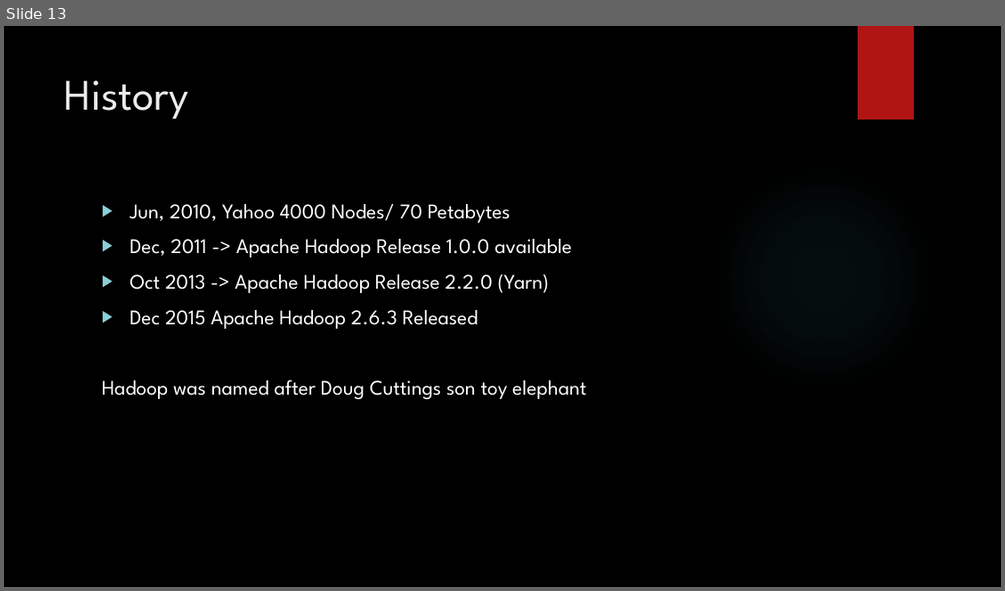
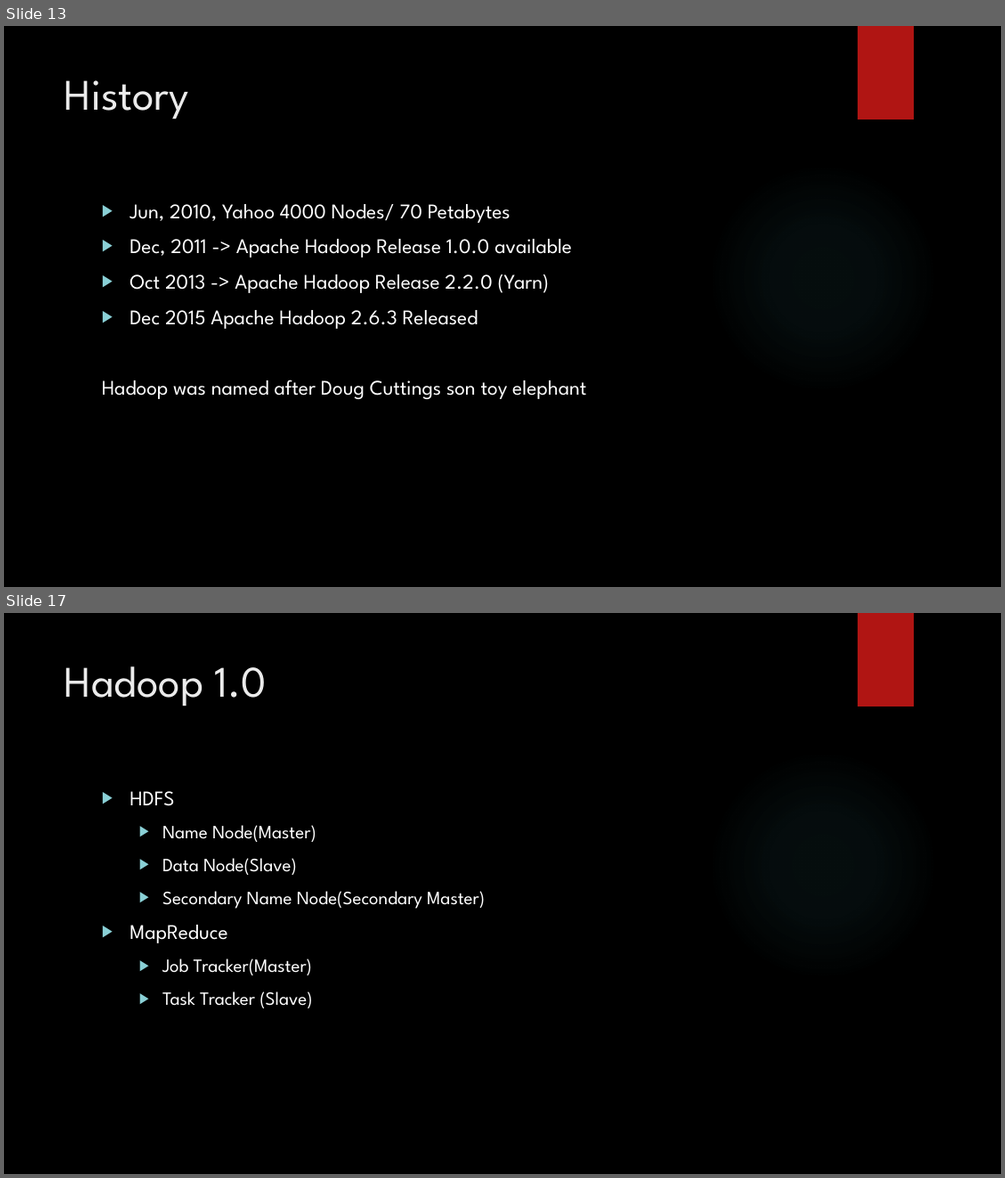
Before and after one commit to karthick1808/INTPUN19DW001, a slide deck: basics.pptx. Shown one above the other, each under a label of ours: slide 13 before the commit, slides 13 and 17 after it; the slides between them are not shown. The pictures are 1005x591 and 1005x1178 pixels, drawn with LibreOffice and Linux fonts; fonts in the diff are those of the drawing; background and template pictures are left out. Boxes give left, top, right and bottom in pixels: in the first picture for what was removed or moved away, otherwise in the second. Text is boxed around its words. In the diff, an @@ line names an element or a change of style, - is before the commit and + after.

```diff
--- a/basics.pptx
+++ b/basics.pptx
@@ slide 17 added at <box>4,613,1001,1174</box>, background picture (left out); not listed: 2 template elements that a slide beside it also shows @@
@@ title added at <box>65,666,266,706</box>, 42 pt, text #EBEBEB @@
+Hadoop 1.0
@@ text added at <box>129,791,485,1008</box>, 18 pt, text #FFFFFF @@
+▶ HDFS
+  ▶ Name Node(Master)
+  ▶ Data Node(Slave)
+  ▶ Secondary Name Node(Secondary Master)
+▶ MapReduce
+  ▶ Job Tracker(Master)
+  ▶ Task Tracker (Slave)
```
Also in this commit, not shown: 4 other slides added.
